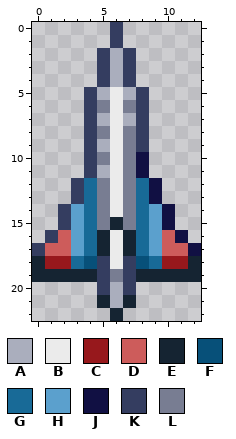
File history of a pixel-art sprite, Assets/Assets/Plane4.png. Above: the version before the commit.
The file is 13x23 pixels.
Palette (. is transparent): A #aaaebd  B #ebebeb  C #97181c  D #cd5c5b  E #152432  F #075079  G #186a97  H #5ba0cd  J #111043  K #343d60  L #787d92
Pixels before, first column x 0:
 0 ......K......
 1 ......K......
 2 .....KAK.....
 3 .....KAK.....
 4 .....KAK.....
 5 ....KABAK....
 6 ....KLBLK....
 7 ....KABAK....
 8 ....KLBLK....
 9 ....KABLK....
10 ....KLBLJ....
11 ....KABLJ....
12 ...KGLBLGJ...
13 ...KGLBLGJ...
14 ..KHGLBLGHJ..
15 ..KHGLELGHJ..
16 .KDHGEBEGHDJ.
17 KDDHGEBEGHDDJ
18 ECCGFKBKFGCCE
19 EEEEEKLKEEEEE
20 .....KAK.....
21 .....EAE.....
22 ......E......
Once edited:
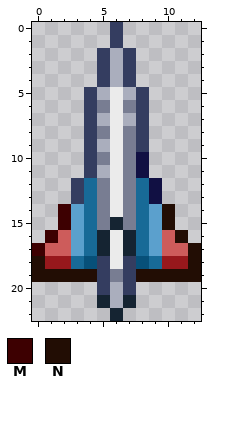
Colours new in this view: M #3d0001  N #220d04
Message: Updated Plane Skin Assets Made some colors more vibrant.
The exact change:
{"y":14,"x":2,"old":"K","new":"M"}
{"y":14,"x":10,"old":"J","new":"N"}
{"y":15,"x":2,"old":"K","new":"M"}
{"y":15,"x":10,"old":"J","new":"N"}
{"y":16,"x":1,"old":"K","new":"M"}
{"y":16,"x":11,"old":"J","new":"N"}
{"y":17,"x":0,"old":"K","new":"M"}
{"y":17,"x":12,"old":"J","new":"N"}
{"y":18,"x":0,"old":"E","new":"N"}
{"y":18,"x":12,"old":"E","new":"N"}
{"y":19,"x":0,"old":"EEEEE","new":"NNNNN"}
{"y":19,"x":8,"old":"EEEEE","new":"NNNNN"}
